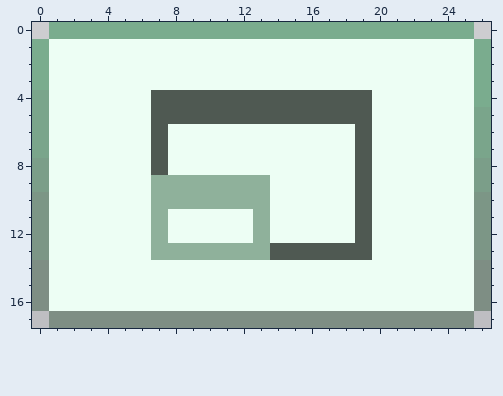
Edited in one commit: pixel-art file (data/Client Side Decoration Buttons/CSDMaximizedButton.aseprite). The picture above was drawn from the file before the commit.
27x18 pixels, 1 frame. Colours within 5 levels of each other are drawn and written as one.
And afterwards:
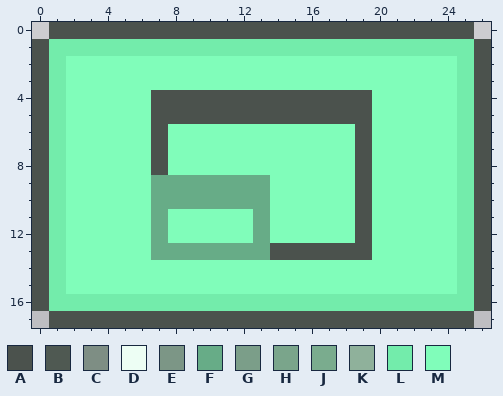
Palette (. is transparent): A #4b524d  B #4f5952  C #7e8e84  D #edfef4  E #7c9686  F #67ac87  G #7b9e89  H #7aa58b  J #7aac8e  K #8fb19b  L #73ecab  M #80fdba
Change:
@@ x 0..26 @@
- 0 .JJJJJJJJJJJJJJJJJJJJJJJJJ.
- 1 JDDDDDDDDDDDDDDDDDDDDDDDDDJ
- 2 JDDDDDDDDDDDDDDDDDDDDDDDDDJ
- 3 JDDDDDDDDDDDDDDDDDDDDDDDDDJ
- 4 HDDDDDDBBBBBBBBBBBBBDDDDDDJ
- 5 HDDDDDDBBBBBBBBBBBBBDDDDDDH
- 6 HDDDDDDBDDDDDDDDDDDBDDDDDDH
- 7 HDDDDDDBDDDDDDDDDDDBDDDDDDH
- 8 GDDDDDDBDDDDDDDDDDDBDDDDDDG
- 9 GDDDDDDKKKKKKKDDDDDBDDDDDDG
-10 EDDDDDDKKKKKKKDDDDDBDDDDDDE
-11 EDDDDDDKDDDDDKDDDDDBDDDDDDE
-12 EDDDDDDKDDDDDKDDDDDBDDDDDDE
-13 EDDDDDDKKKKKKKBBBBBBDDDDDDE
-14 CDDDDDDDDDDDDDDDDDDDDDDDDDC
-15 CDDDDDDDDDDDDDDDDDDDDDDDDDC
-16 CDDDDDDDDDDDDDDDDDDDDDDDDDC
-17 .CCCCCCCCCCCCCCCCCCCCCCCCC.
+ 0 .AAAAAAAAAAAAAAAAAAAAAAAAA.
+ 1 ALLLLLLLLLLLLLLLLLLLLLLLLLA
+ 2 ALMMMMMMMMMMMMMMMMMMMMMMMLA
+ 3 ALMMMMMMMMMMMMMMMMMMMMMMMLA
+ 4 ALMMMMMAAAAAAAAAAAAAMMMMMLA
+ 5 ALMMMMMAAAAAAAAAAAAAMMMMMLA
+ 6 ALMMMMMAMMMMMMMMMMMAMMMMMLA
+ 7 ALMMMMMAMMMMMMMMMMMAMMMMMLA
+ 8 ALMMMMMAMMMMMMMMMMMAMMMMMLA
+ 9 ALMMMMMFFFFFFFMMMMMAMMMMMLA
+10 ALMMMMMFFFFFFFMMMMMAMMMMMLA
+11 ALMMMMMFMMMMMFMMMMMAMMMMMLA
+12 ALMMMMMFMMMMMFMMMMMAMMMMMLA
+13 ALMMMMMFFFFFFFAAAAAAMMMMMLA
+14 ALMMMMMMMMMMMMMMMMMMMMMMMLA
+15 ALMMMMMMMMMMMMMMMMMMMMMMMLA
+16 ALLLLLLLLLLLLLLLLLLLLLLLLLA
+17 .AAAAAAAAAAAAAAAAAAAAAAAAA.
Changed places in both pictures, as pixel boxes (x1, y1, x2, y2):
changed: (32, 22, 491, 328)
